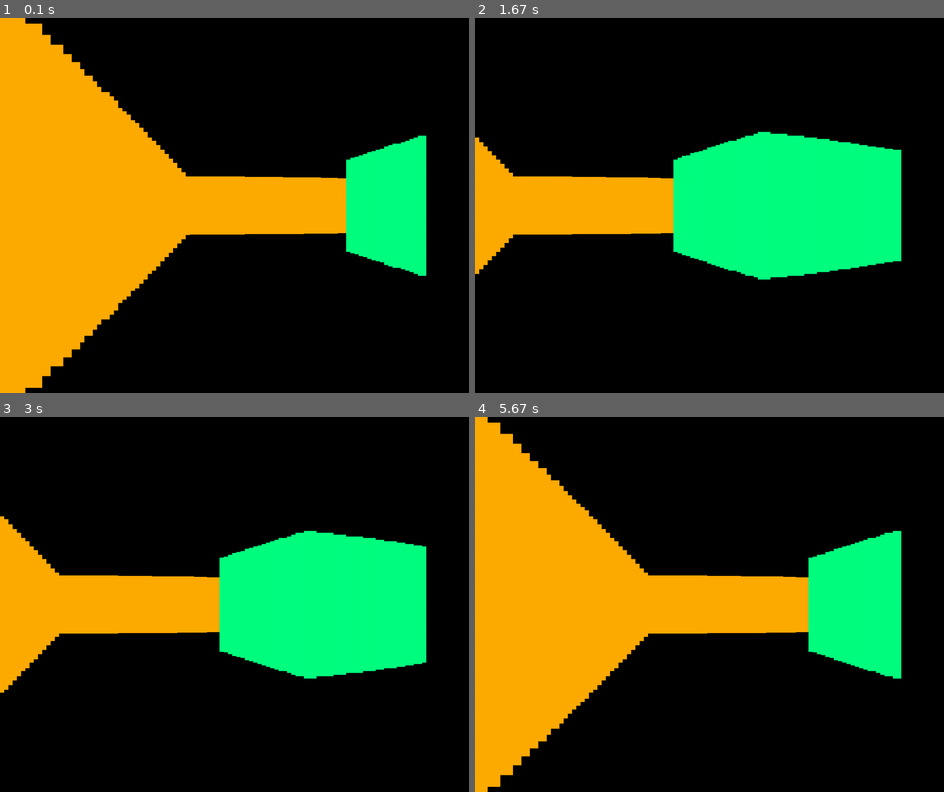
Above: before the commit, frames 1-4 (two rows, left to right).
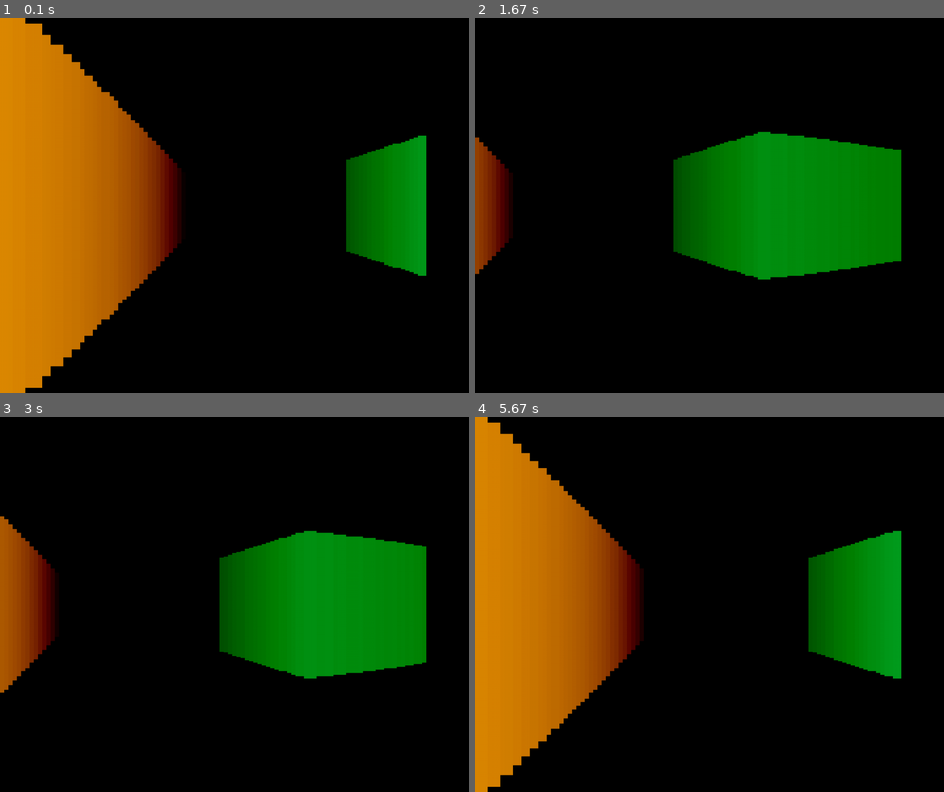
Above: after the commit, the same moments.

Repository: RefasTV/DoomPygame
Game: pygame game, started from Game.py
Same seed, same stepped clock (60 frames per second), same inputs: the game is played once before the commit and once after it.
Inputs:
- Up to frame 1 (0.1 s): no input
- Up to frame 2 (1.67 s): hold Right 0.33-0.8 s; hold Right 0.83-1.3 s; hold Left from 1.33 s (still down)
- Up to frame 3 (3 s): release Left at 1.87 s; hold Left 1.9-2.37 s; hold Right from 2.4 s (still down)
- Up to frame 4 (5.67 s): release Right at 3.03 s; hold Left 3.07-3.53 s; hold Right 3.57-4.03 s; hold Right 4.07-4.53 s; hold Left 4.57-5.1 s; hold Left 5.13-5.6 s; hold Right from 5.63 s (still down)

The runs differ from the first frame. In frame 1, 37% of the frame differs, in the area x 0-91%, y 0-100%; in frame 2, 24%; in frame 3, 24%; in frame 4, 35%.

Commit message:
colors + depth

Diff:
--- a/Game.py
+++ b/Game.py
@@ -115,12 +115,19 @@
             proj_h = proj_coff / depth
             depth *= math.cos(player.angle - rays[curRay].angle)
             c1,c2,c3 = self.colorMap[int(GHPy//100)][int(GHPx//100)]
-            cDepth = depth
-            if (cDepth < 0):
-                cDepth = 0
-            elif cDepth > 255:
-                cDepth = 255
-            pygame.draw.rect(screen, [c1, c2, c3],   # Do depth
+            if (c1 - depth*3 < 0):
+                c1 = 0
+            else:
+                c1 -= depth * 3
+            if (c2 - depth * 3< 0):
+                c2 = 0
+            else:
+                c2 -= depth * 3
+            if (c3 - depth * 3< 0):
+                c3 = 0
+            else:
+                c3 -= depth * 3
+            pygame.draw.rect(screen, [c1, c2, c3],
                             (scaleX * curRay, W / 2 - proj_h // 2, scaleX, proj_h))
 
 
